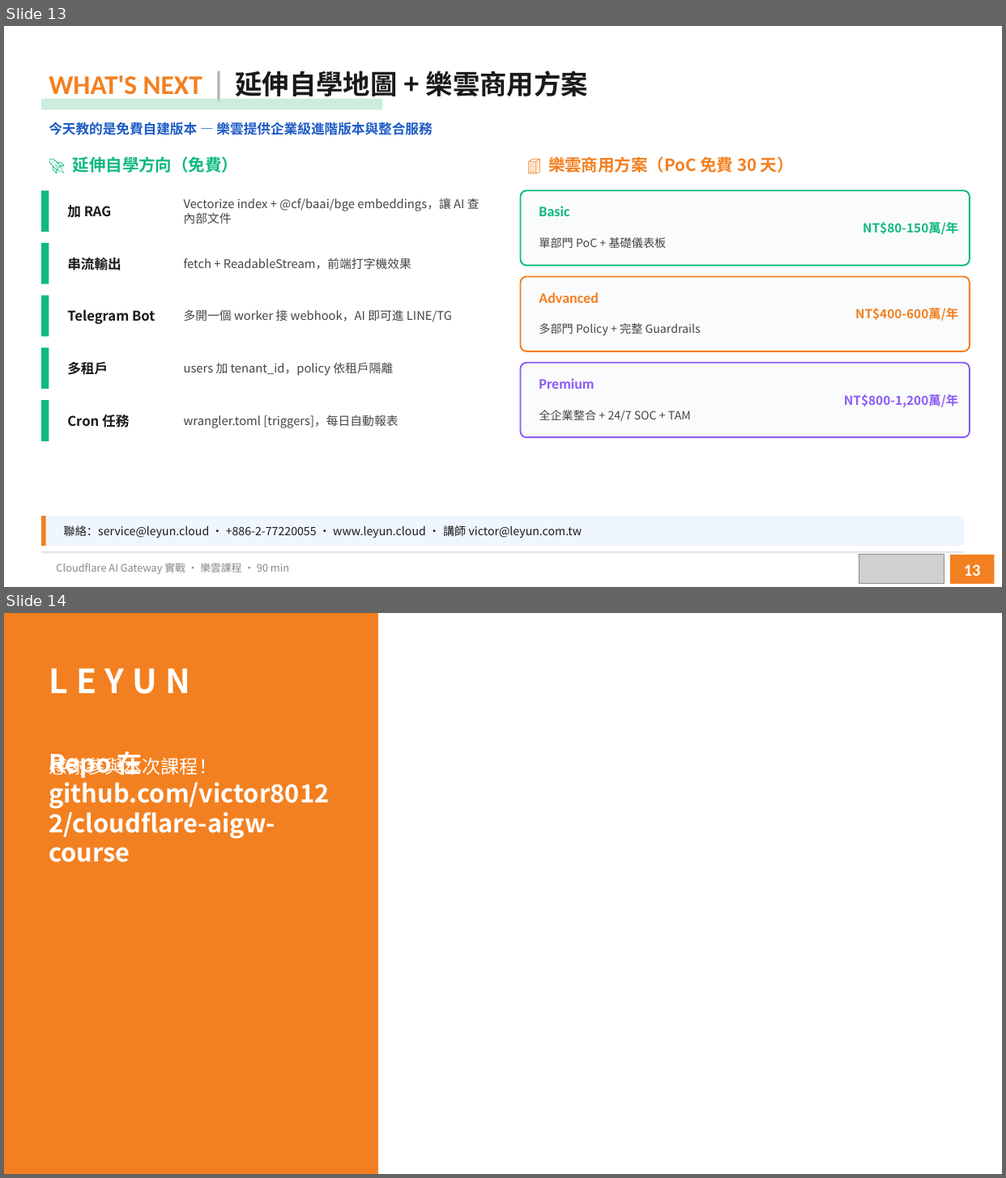
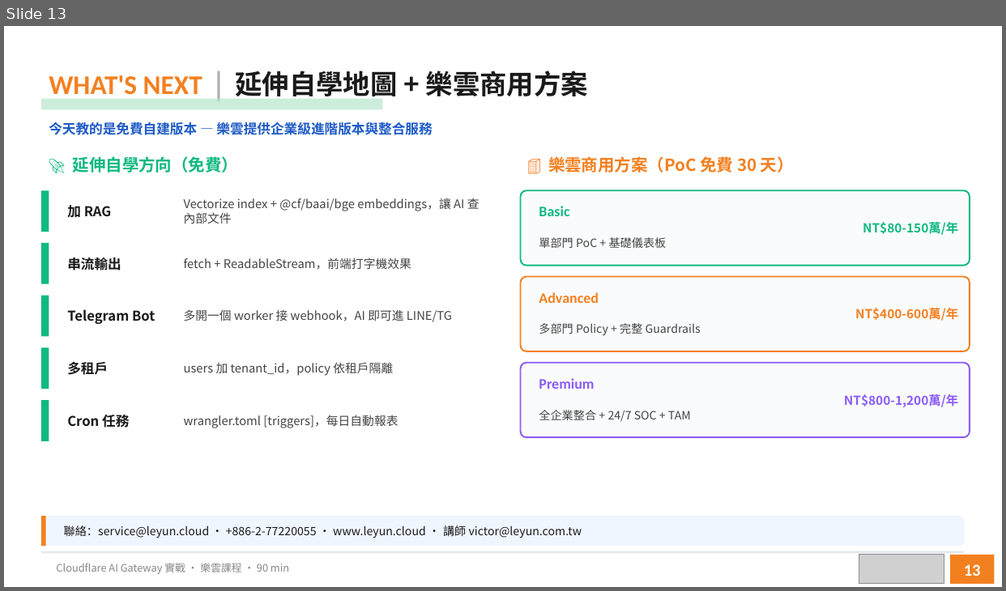
Before and after one commit to victor-workspace/cloudflare-aigw-course, a slide deck: slides/aigw-course.pptx. Shown one above the other, each under a label of ours: slides 13 and 14 before the commit, slide 13 after it. The pictures are 1006x1178 and 1006x591 pixels, drawn with LibreOffice and Linux fonts; fonts in the diff are those of the drawing; grey boxes stand for pictures. Boxes give left, top, right and bottom in pixels: in the first picture for what was removed or moved away, otherwise in the second. Text is boxed around its words. In the diff, an @@ line names an element or a change of style, - is before the commit and + after.

```diff
--- a/slides/aigw-course.pptx
+++ b/slides/aigw-course.pptx
@@ slide 14 removed at <box>4,613,1002,1174</box>, background #FFFFFF @@
@@ rectangle removed at <box>4,613,378,1174</box> @@
@@ text removed at <box>49,668,190,694</box> @@
-LEYUN
@@ text removed at <box>49,755,217,778</box> @@
-感謝參與本次課程！
@@ text removed at <box>49,752,329,862</box> @@
-Repo 在 github.com/victor80122/cloudflare-aigw-course
```
Also in this commit, not shown: 1 slide changed, 1 slide added, 1 other file.
